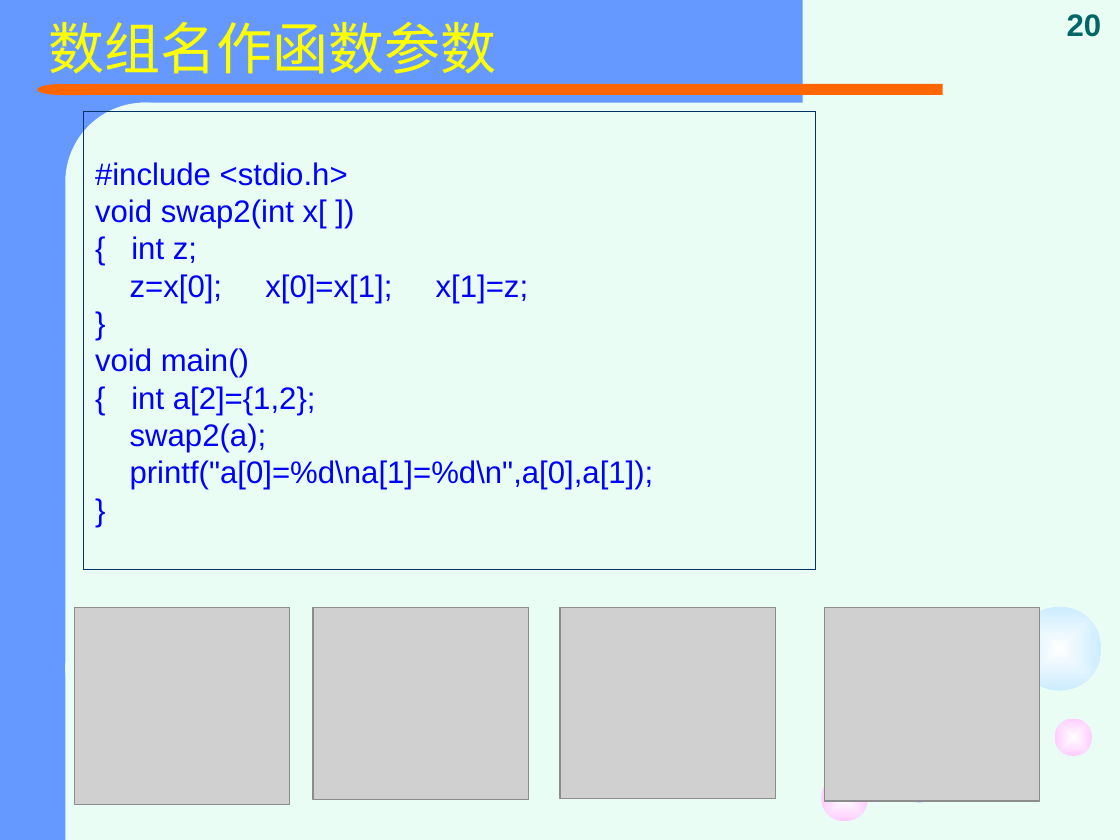
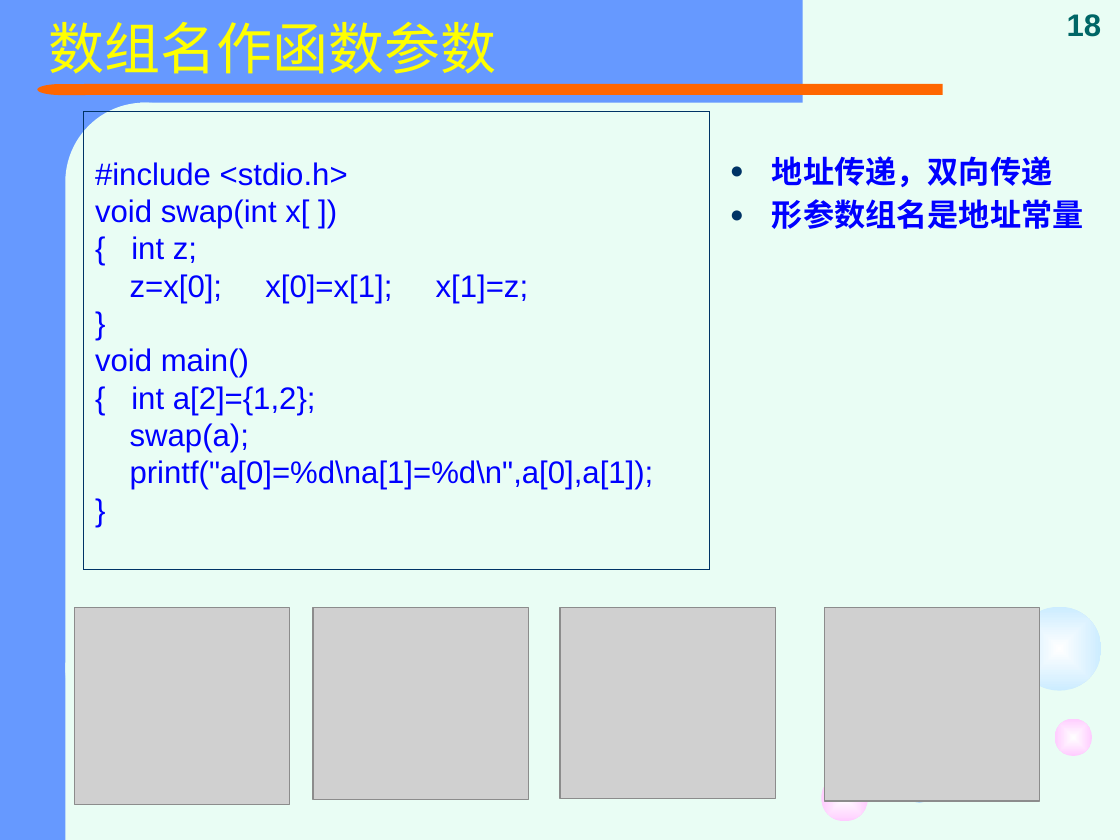
Before and after one commit to jtrfid/C-Repositories, a slide deck: slide 18 of 2015备课/课件/复习.pptx (slide 20 before the commit). Drawn at 1120x840 pixels with LibreOffice and Linux fonts; fonts in the diff are those of the drawing; grey boxes stand for pictures. Boxes give left, top, right and bottom in pixels: in the first picture for what was removed or moved away, otherwise in the second. Text is boxed around its words. In the diff, an @@ line names an element or a change of style, - is before the commit and + after.

```diff
--- a/2015备课/课件/复习.pptx
+++ b/2015备课/课件/复习.pptx
@@ page number at [1067,14,1102,37]: text changed @@
-20
+18
@@ text "#include <stdio.h>": place and size @@
-text "#include <stdio.h>" at [84,111,815,569]
+text "#include <stdio.h>" at [84,111,710,569]
@@ text added at [772,156,1084,229], 20 pt, text #0000FF, bold @@
+● 地址传递，双向传递
+● 形参数组名是地址常量
@@ text at [95,199,309,228]: text changed @@
-void swap2(int x[ ])
+void swap(int x[ ])
@@ text at [130,423,249,452]: text changed @@
-swap2(a);
+swap(a);
```
Also in this commit, not shown: 10 other slides changed, 8 slides removed.
